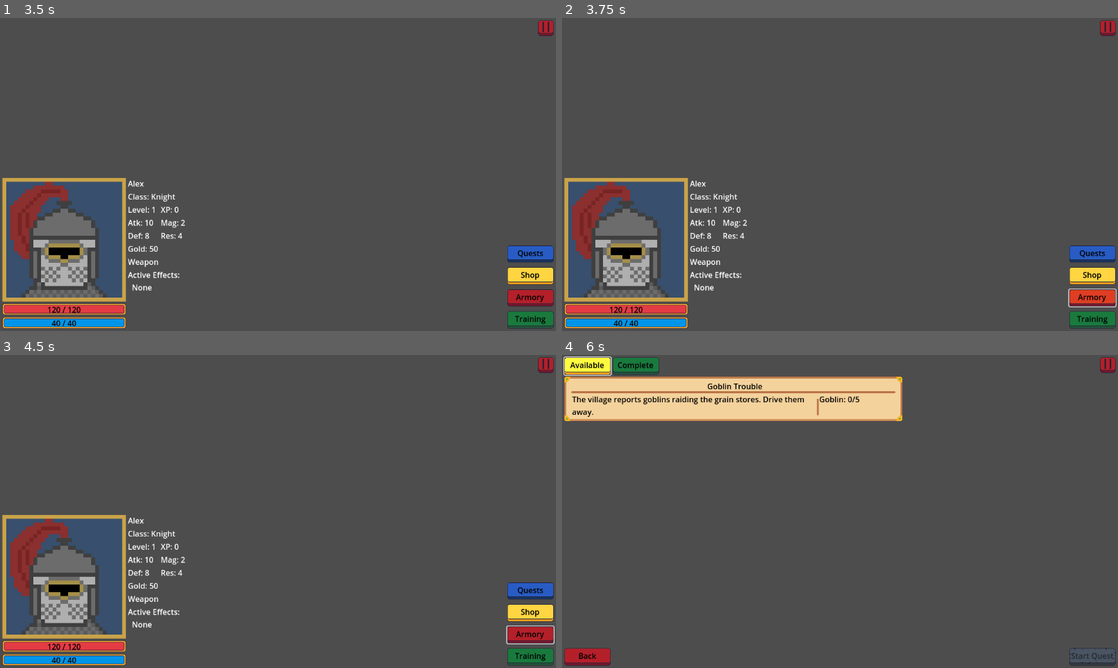
Above: before the commit, frames 1-4 (two rows, left to right).
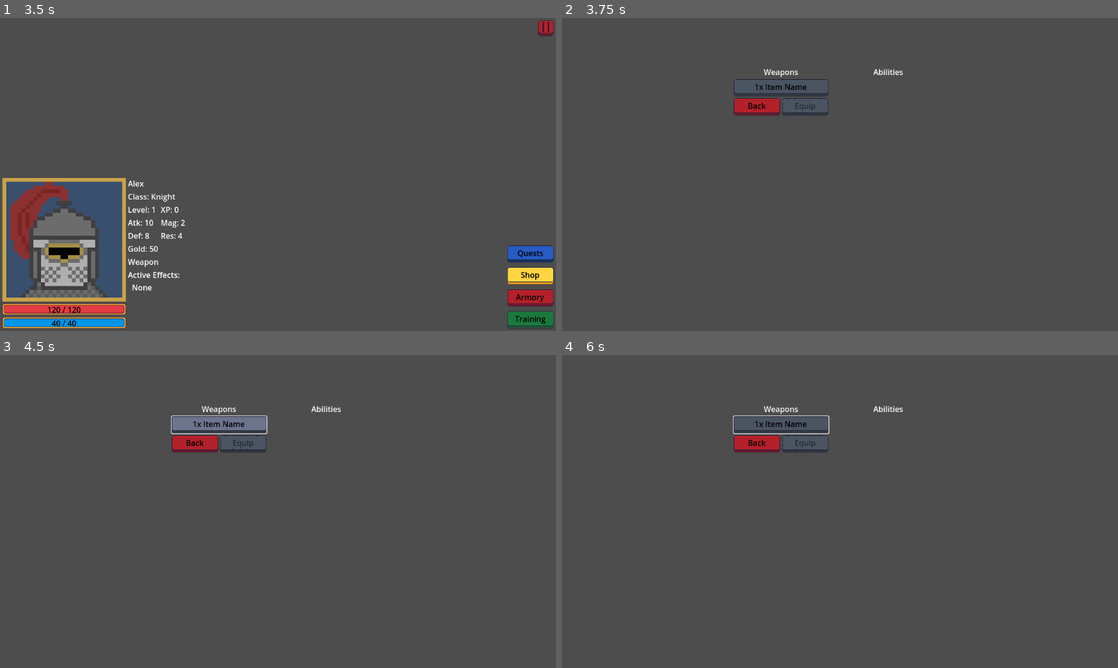
Above: after the commit, the same moments.

Repository: navtges3/PixelValley
Game: Godot game, scene res://scenes/ui/screens/main_menu_screen.tscn
The game is run twice, just before and just after one commit, with the same random seed, the same clock (stepped at 60 frames per second) and the same inputs.
Inputs (mouse positions are in pixels of both pictures, inside the frame that each line leads up to):
- Up to frame 1 (3.5 s): click "New Game" at 0.5 s; click (311, 221) at 1.27 s; type "Alex" at 1.35 s; click (211, 149) at 2.02 s; click "Create Hero" at 2.75 s
- Up to frame 2 (3.75 s): click "Armory" at 3.5 s
- Up to frame 3 (4.5 s): click (216, 423) at 4.25 s, where only the run after the commit has a clickable "1x Item Name"
- Up to frame 4 (6 s): click (1090, 589) at 5 s, where only the run before the commit has a clickable "Quests"; click (589, 367) at 5.75 s, where only the run before the commit has a clickable "Available"

Frame 1 is identical in both runs. In frame 2, 13% of the frame differs, in the area x 0-100%, y 0-100%; in frame 3, 14%; in frame 4, 11%.
Error in both runs: Invalid access to property or key 'name' on a base object of type 'Nil'. (res://scripts/ui/components/hero_preview.gd:24)

Commit message:
Added inventory button logic

Diff:
--- a/scripts/ui/screens/village_screen.gd
+++ b/scripts/ui/screens/village_screen.gd
@@ -4,6 +4,7 @@
 @onready var pause_popup: Window = $PausePopup
 @onready var quests_button: Button = $UIRoot/VillageActions/QuestsButton
 @onready var shop_button: Button = $UIRoot/VillageActions/ShopButton
+@onready var armory_button: Button = $UIRoot/VillageActions/ArmoryButton
 @onready var training_button: Button = $UIRoot/VillageActions/TrainingButton
 @onready var hero_ui: HeroUI = $UIRoot/HeroUI
 
@@ -12,6 +13,7 @@
 	pause_button.pressed.connect(_on_pause_button_pressed)
 	quests_button.pressed.connect(_on_quests_button_pressed)
 	shop_button.pressed.connect(_on_shop_button_pressed)
+	armory_button.pressed.connect(_on_armory_button_pressed)
 	training_button.pressed.connect(_on_training_button_pressed)
 	if GameState.hero:
 		hero_ui.hero = GameState.hero
@@ -29,6 +31,9 @@
 func _on_shop_button_pressed():
 	ScreenManager.go_to_screen("shop")
 
+func _on_armory_button_pressed():
+	ScreenManager.go_to_screen("armory")
+
 func _on_training_button_pressed():
 	ScreenManager.go_to_screen("training")
 
